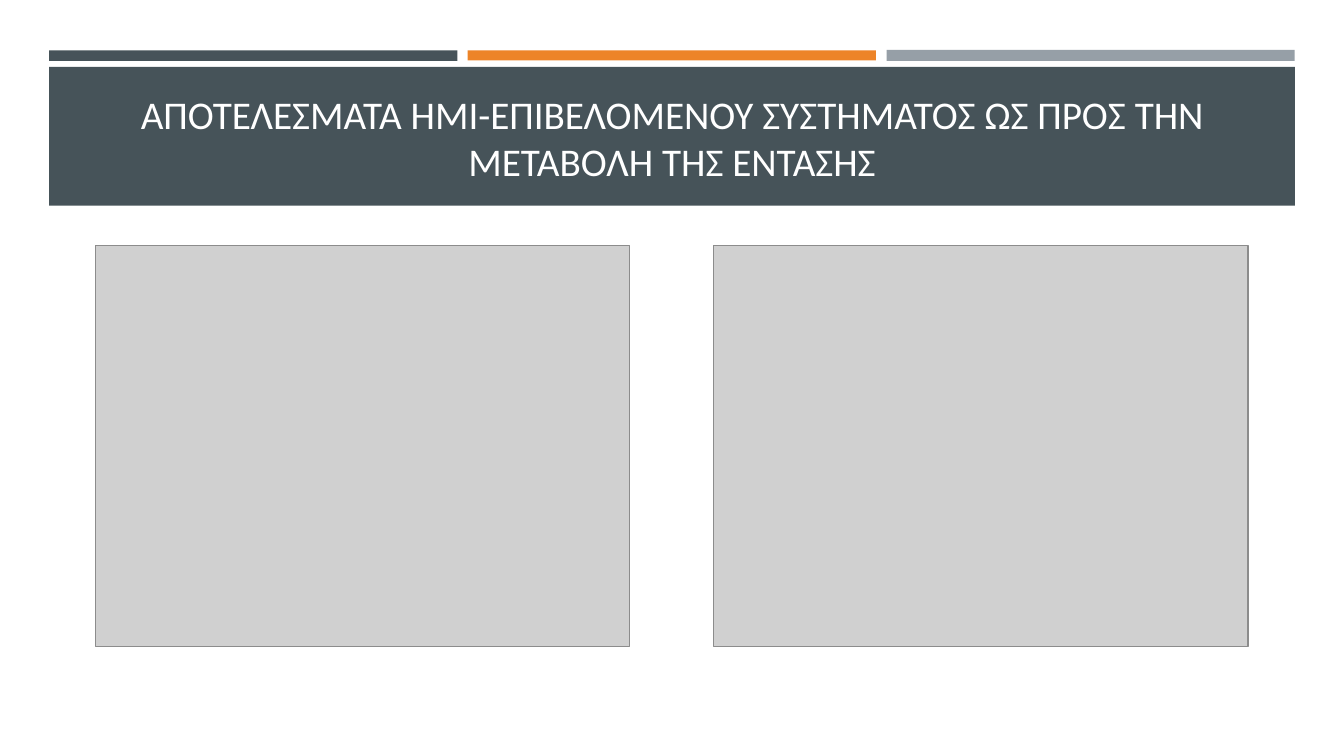
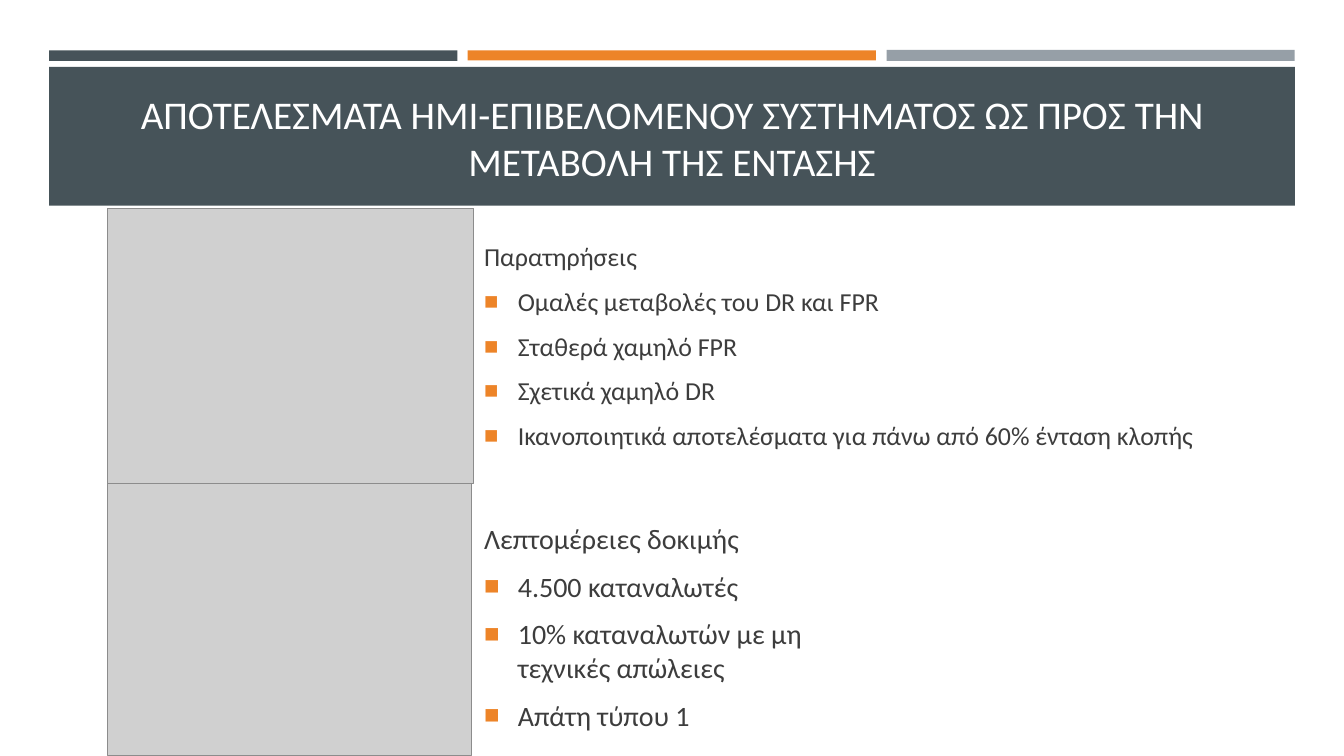
Before and after one commit to thanmitsel/Theft-detection, a slide deck: slide 15 of LateX/Presentation/Ανιχνευση μη τεχνικων απωλειων με συστηματα μηχανικης μαθησης.pptx (slide 11 before the commit). Drawn at 1344x756 pixels with LibreOffice and Linux fonts; fonts in the diff are those of the drawing; grey boxes stand for pictures. Boxes give left, top, right and bottom in pixels: in the first picture for what was removed or moved away, otherwise in the second. Text is boxed around its words. In the diff, an @@ line names an element or a change of style, - is before the commit and + after.

```diff
--- a/LateX/Presentation/Ανιχνευση μη τεχνικων απωλειων με συστηματα μηχανικης μαθησης.pptx
+++ b/LateX/Presentation/Ανιχνευση μη τεχνικων απωλειων με συστηματα μηχανικης μαθησης.pptx
@@ picture: place and size @@
-picture at <box>96,246,630,646</box>
+picture at <box>108,209,475,484</box>
@@ text added at <box>484,247,1193,449</box>, 18.5 pt, text #3D3D3D @@
+Παρατηρήσεις
+■ Ομαλές μεταβολές του DR και FPR
+■ Σταθερά χαμηλό FPR
+■ Σχετικά χαμηλό DR
+■ Ικανοποιητικά αποτελέσματα για πάνω από 60% ένταση κλοπής
@@ picture: place and size @@
-picture at <box>714,246,1248,646</box>
+picture at <box>108,483,472,756</box>
@@ text added at <box>484,529,801,731</box>, 20 pt, text #3D3D3D @@
+Λεπτομέρειες δοκιμής
+■ 4.500 καταναλωτές
+■ 10% καταναλωτών με μη τεχνικές απώλειες
+■ Απάτη τύπου 1
```
Also in this commit, not shown: 10 other slides changed, 4 slides added, 21 other files.
